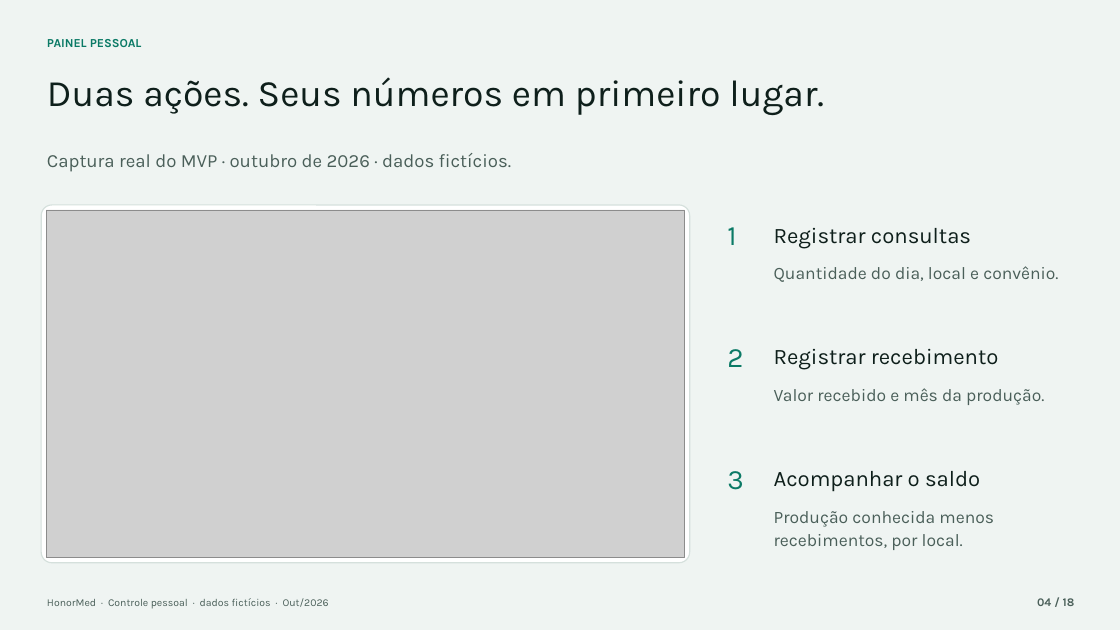
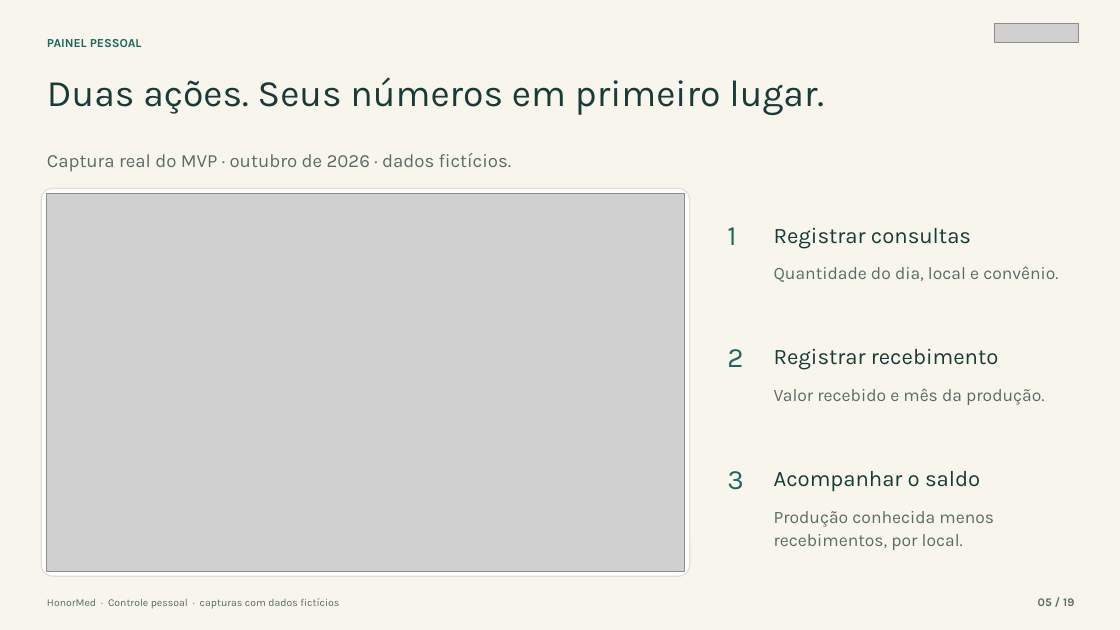
Before and after one commit to Gor0d/HonorMed, a slide deck: slide 5 of docs/apresentacao/HonorMed_Apresentacao_Medicos.pptx (slide 4 before the commit). Drawn at 1120x630 pixels with LibreOffice and Linux fonts; fonts in the diff are those of the drawing; grey boxes stand for pictures. Boxes give left, top, right and bottom in pixels: in the first picture for what was removed or moved away, otherwise in the second. Text is boxed around its words. In the diff, an @@ line names an element or a change of style, - is before the commit and + after.

```diff
--- a/docs/apresentacao/HonorMed_Apresentacao_Medicos.pptx
+++ b/docs/apresentacao/HonorMed_Apresentacao_Medicos.pptx
@@ background #EFF4F2 to #F8F5ED @@
@@ picture added at (995, 24, 1079, 42) @@
@@ rounded rectangle: place and size @@
-rounded rectangle at (41, 205, 690, 563)
+rounded rectangle at (41, 188, 690, 576)
@@ rounded rectangle at (41, 188, 690, 576): outline #D5E0DC 1 pt to #DEDFD5 1 pt @@
@@ picture: place and size @@
-picture at (46, 210, 685, 558)
+picture at (46, 193, 685, 571)
@@ text colour #0B7A66 to #1C6860 in 4 elements at (47, 39, 142, 47), (727, 227, 736, 245), (727, 349, 743, 367), (727, 471, 744, 490) @@
@@ text colour #0E1F1B to #183B38 in 4 elements at (47, 77, 824, 115), (774, 228, 971, 249), (774, 349, 999, 370), (774, 471, 980, 492) @@
@@ text colour #4A5F59 to #596C66 in 4 elements at (47, 153, 511, 172), (774, 266, 1058, 282), (774, 388, 1044, 405), (774, 511, 994, 550) @@
@@ text at (47, 598, 339, 609): text changed; text colour #4A5F59 to #596C66 @@
-HonorMed · Controle pessoal · dados fictícios · Out/2026
+HonorMed · Controle pessoal · capturas com dados fictícios
@@ text at (1038, 598, 1074, 606): text changed; text colour #4A5F59 to #596C66 @@
-04 / 18
+05 / 19
```
Also in this commit, not shown: 16 other slides changed, 2 slides added, 1 slide removed, 4 other files.
